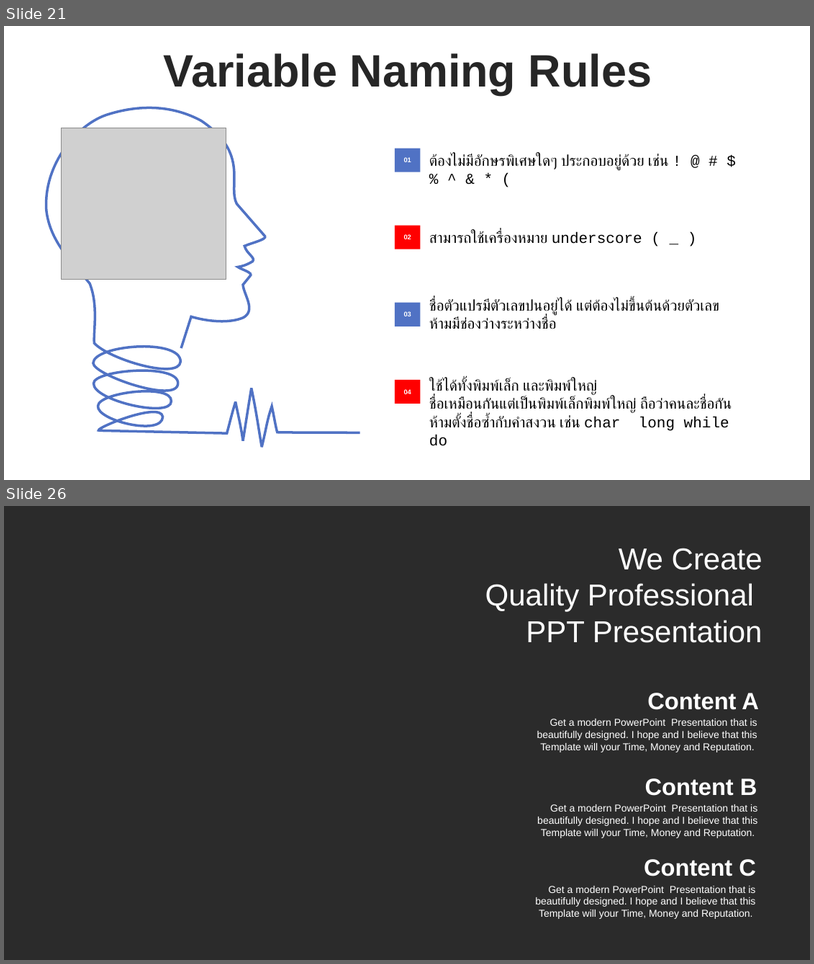
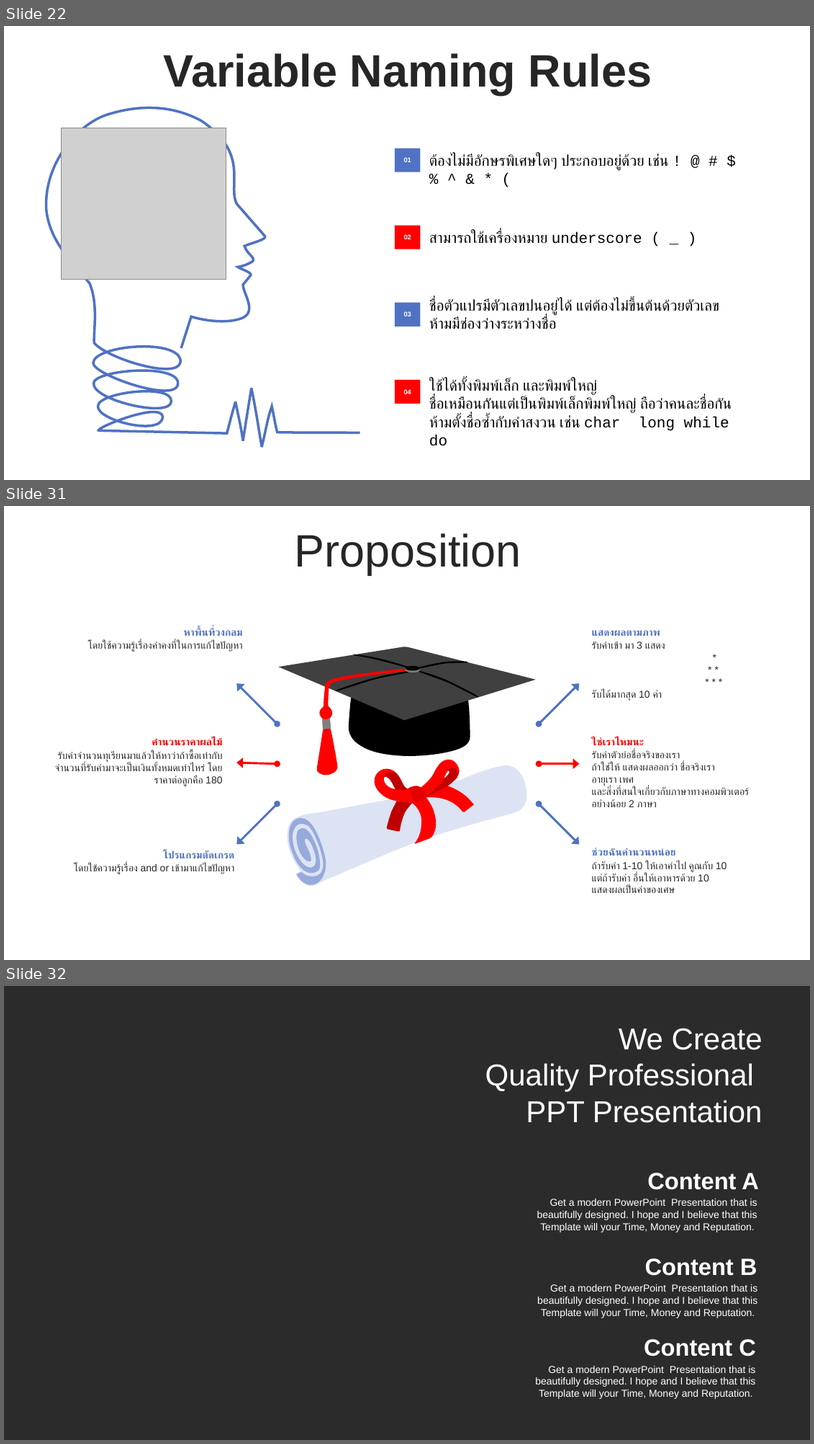
Before and after one commit to WatcharapolxFa/SolveProblemsIn-C-Language, a slide deck: LearnC/C.pptx. Shown one above the other, each under a label of ours: slides 21 and 26 before the commit, slides 22, 31 and 32 after it; the slides between them are not shown. The pictures are 814x964 and 814x1444 pixels, drawn with LibreOffice and Linux fonts; fonts in the diff are those of the drawing; grey boxes stand for pictures; background and template pictures are left out; a plain dark background stands for a picture behind light text. Boxes give left, top, right and bottom in pixels: in the first picture for what was removed or moved away, otherwise in the second. Text is boxed around its words. In the diff, an @@ line names an element or a change of style, - is before the commit and + after.

```diff
--- a/LearnC/C.pptx
+++ b/LearnC/C.pptx
@@ slide 31 added at [4, 506, 810, 960], background #FFFFFF @@
@@ text added at [295, 533, 522, 575], 54 pt, text #262626 @@
+Proposition
@@ text added at [184, 627, 243, 636], 12 pt, text #5072C4, bold @@
+หาพื้นที่วงกลม
@@ text added at [592, 630, 661, 636], 12 pt, text #5072C4, bold @@
+แสดงผลตามภาพ
@@ text added at [88, 641, 242, 652], 12 pt, text #262626 @@
+โดยใช้ความรู้เรื่องค่าคงที่ในการแก้ไขปัญหา
@@ text added at [592, 641, 666, 700], 12 pt, text #262626 @@
+รับค่าเข้า มา 3 แสดง
+*
+* *
+* * *
+รับได้มากสุด 10 ค่า
@@ group added at [278, 646, 536, 775]: 10 freeform shapes @@
@@ double arrow added from (278, 723) to (237, 683), #5072C4 2.5 pt @@
@@ double arrow added from (540, 723) to (580, 683), #5072C4 2.5 pt @@
@@ text added at [152, 737, 221, 746], 12 pt, text #FF0000, bold @@
+คำนวนราคาผลไม้
@@ text added at [592, 736, 644, 746], 12 pt, text #FF0000, bold @@
+ใช่เราไหมนะ
@@ text added at [54, 751, 223, 786], 12 pt, text #262626 @@
+รับค่าจำนวนทุเรียนมาแล้วให้หาว่าถ้าซื้อเท่ากับจำนวนที่รับค่ามาจะเป็นเงินทั้งหมดเท่าไหร่ โดยราคาต่อลูกคือ 180
@@ double arrow added from (278, 764) to (237, 762), #FF0000 2.5 pt @@
@@ double arrow added from (540, 764) to (580, 764), #FF0000 2.5 pt @@
@@ text added at [592, 750, 749, 807], 12 pt, text #262626 @@
+รับค่าตัวย่อชื่อจริงของเรา
+ถ้าใช่ให้ แสดงผลออกว่า ชื่อจริงเรา
+อายุเรา เพศ
+และสิ่งที่สนใจเกี่ยวกับภาษาทางคอมพิวเตอร์อย่างน้อย 2 ภาษา
@@ group added at [287, 759, 527, 886]: 9 freeform shapes @@
@@ double arrow added from (278, 803) to (237, 844), #5072C4 2.5 pt @@
@@ double arrow added from (540, 803) to (580, 844), #5072C4 2.5 pt @@
@@ text added at [163, 850, 235, 858], 12 pt, text #5072C4, bold @@
+โปรแกรมตัดเกรด
@@ text added at [592, 847, 676, 855], 12 pt, text #5072C4, bold @@
+ช่วยฉันคำนวนหน่อย
@@ text added at [74, 863, 234, 874], 12 pt, text #262626 @@
+โดยใช้ความรู้เรื่อง and or เข้ามาแก้ไขปัญหา
@@ text added at [592, 861, 728, 893], 12 pt, text #262626 @@
+ถ้ารับค่า 1-10 ให้เอาค่าไป คูณกับ 10
+แต่ถ้ารับค่า อื่นให้เอาหารด้วย 10
+แสดงผลเป็นค่าของเศษ
@@ what was slide 21 is now slide 22 @@
@@ what was slide 26 is now slide 32 @@
```
Also in this commit, not shown: 1 slide changed, 9 other slides added, 3 slides removed, 2 other files.
